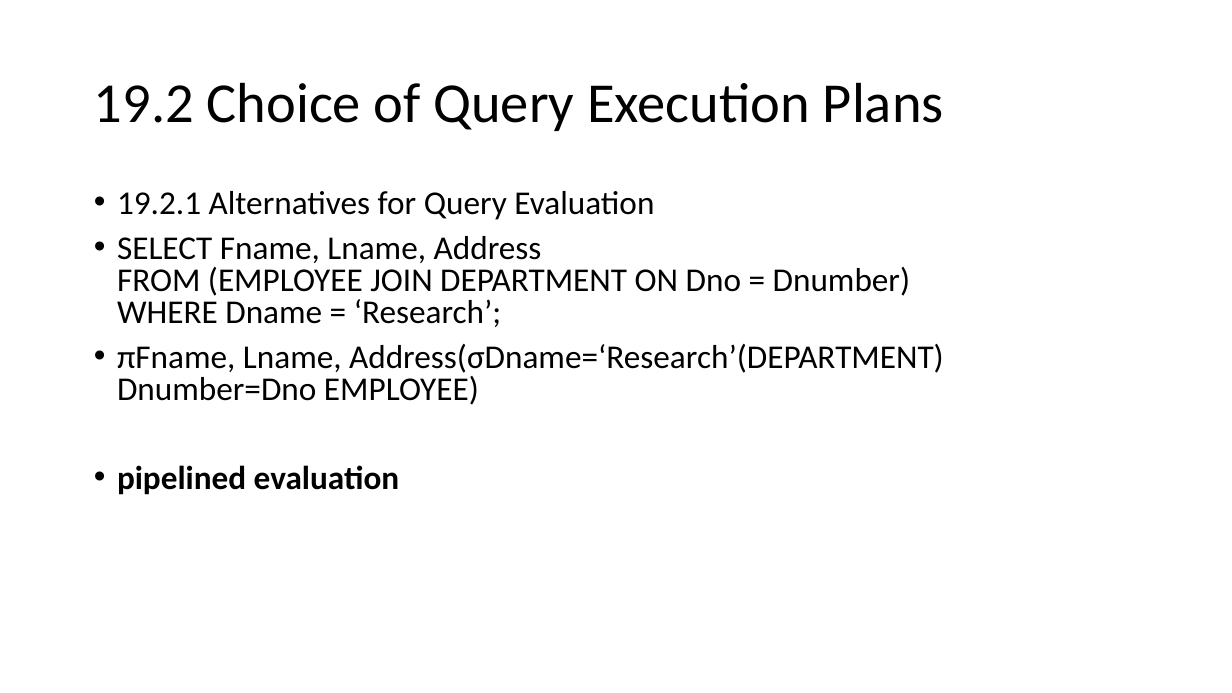
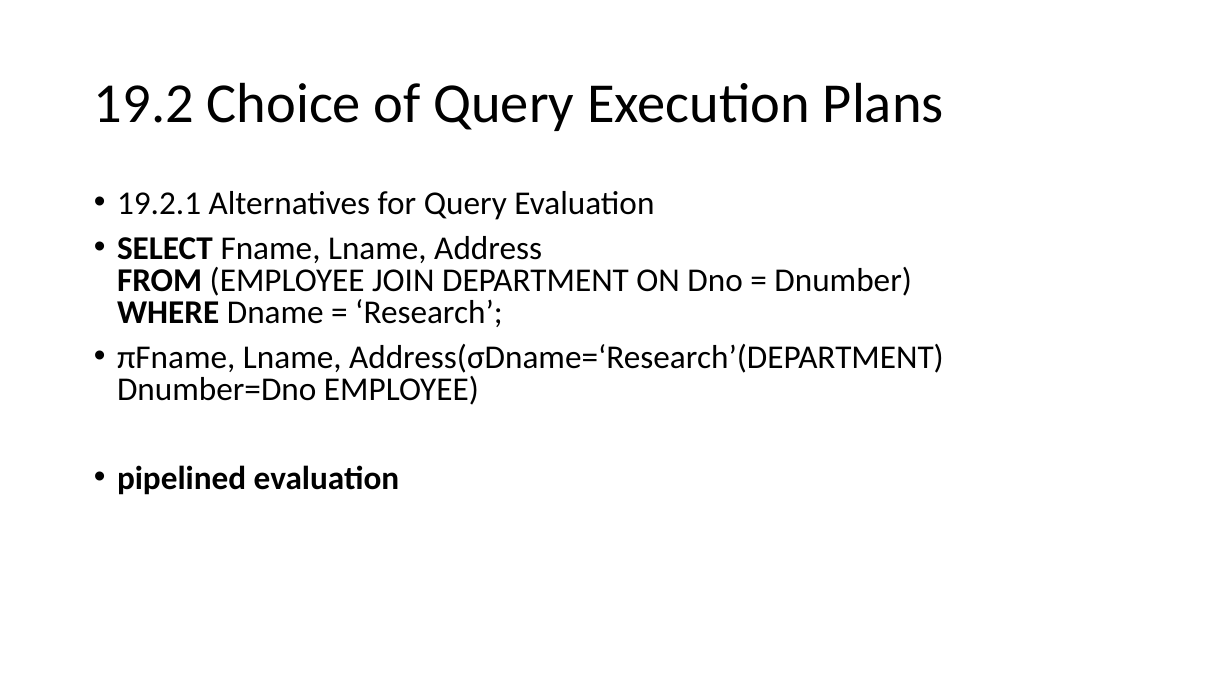
Before and after one commit to longnguyencse/master17-database-advace, a slide deck: slide 6 of Database advance.pptx. Drawn at 1232x693 pixels with LibreOffice and Linux fonts; fonts in the diff are those of the drawing. Boxes give left, top, right and bottom in pixels: in the first picture for what was removed or moved away, otherwise in the second. Text is boxed around its words. In the diff, an @@ line names an element or a change of style, - is before the commit and + after.

```diff
--- a/Database advance.pptx
+++ b/Database advance.pptx
@@ text at (117,236,912,327): bold on in "SELECT FROM WHERE" @@
```
Also in this commit, not shown: 6 slides added, 1 slide removed.
